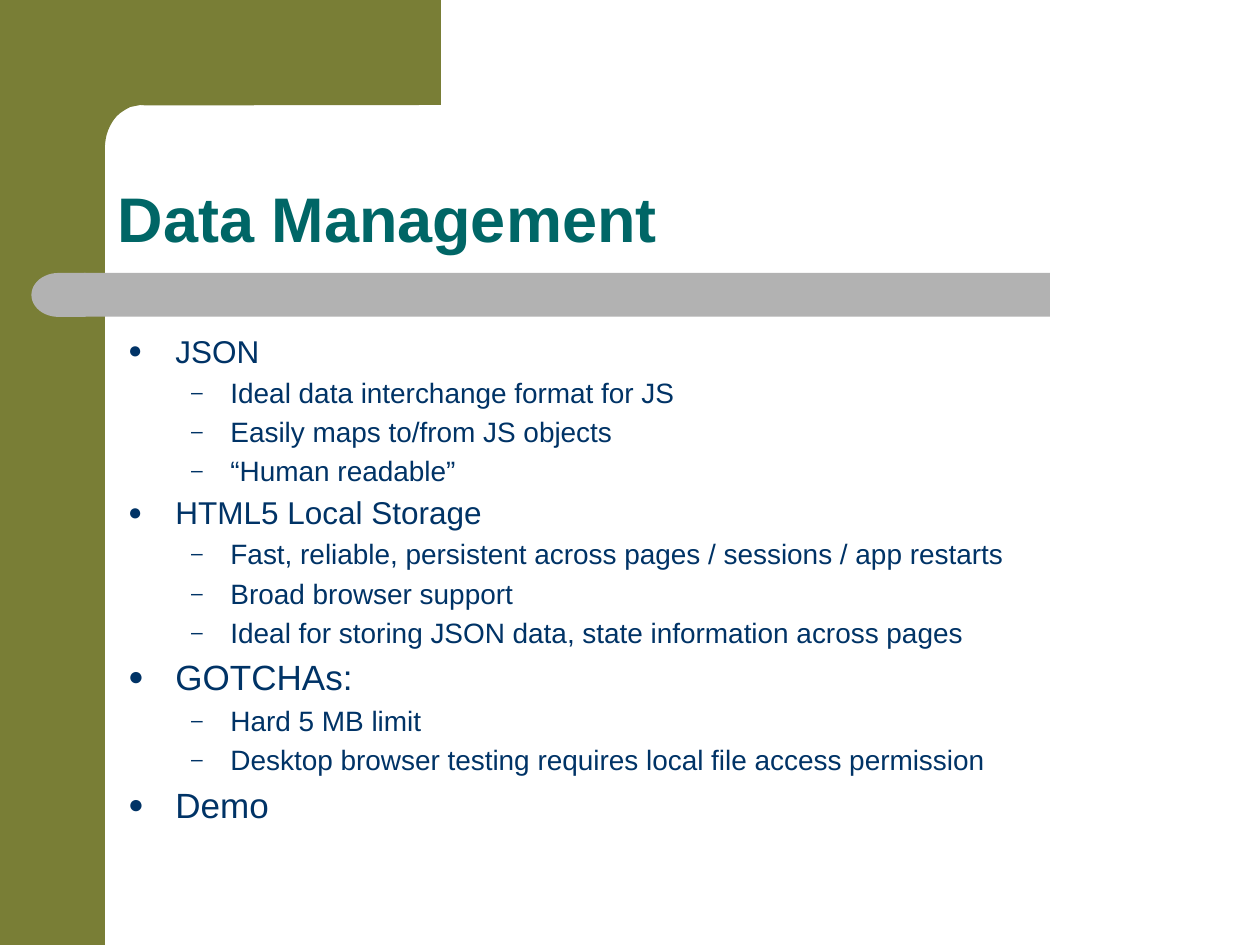
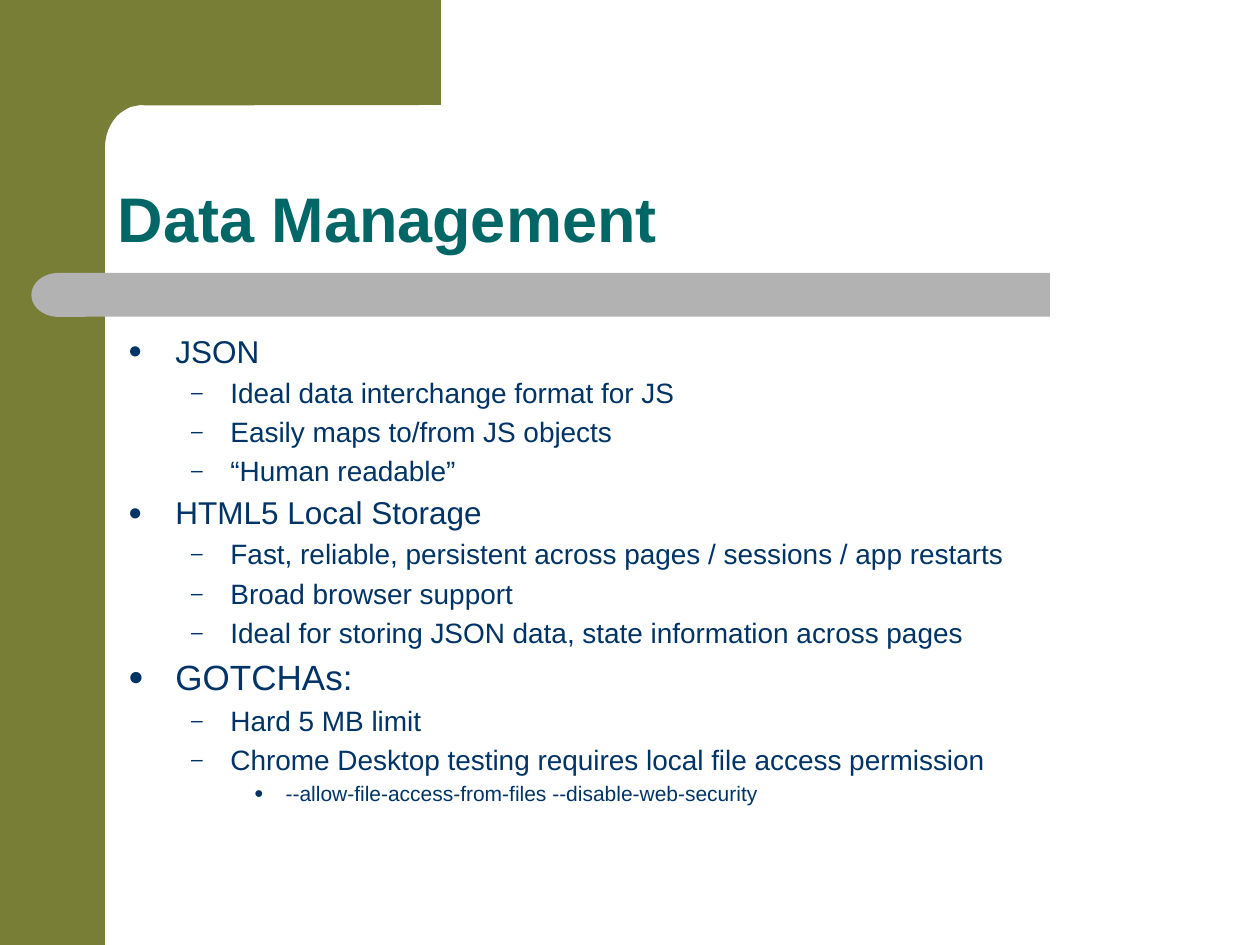
Before and after one commit to jkwuc89/RealPhonegapApp, a slide deck: slide 9 of RealWorldMobileAppDevelopment.pptx. Drawn at 1260x945 pixels with LibreOffice and Linux fonts; fonts in the diff are those of the drawing; background and template pictures are left out. Boxes give left, top, right and bottom in pixels: in the first picture for what was removed or moved away, otherwise in the second. Text is boxed around its words. In the diff, an @@ line names an element or a change of style, - is before the commit and + after.

```diff
--- a/RealWorldMobileAppDevelopment.pptx
+++ b/RealWorldMobileAppDevelopment.pptx
@@ text at box(230, 749, 984, 805): text changed @@
-  – Desktop browser testing requires local file access permission
-● Demo
+  – Chrome Desktop testing requires local file access permission
+    ● --allow-file-access-from-files --disable-web-security
```
Also in this commit, not shown: 11 other slides changed.
